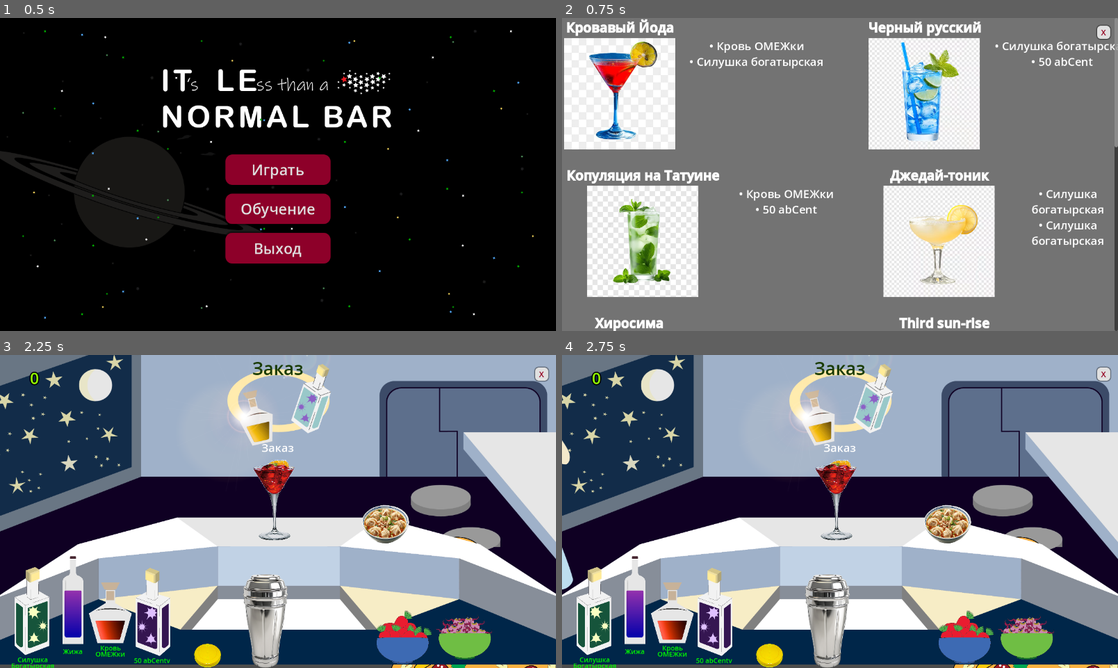
Above: before the commit, frames 1-4 (two rows, left to right).
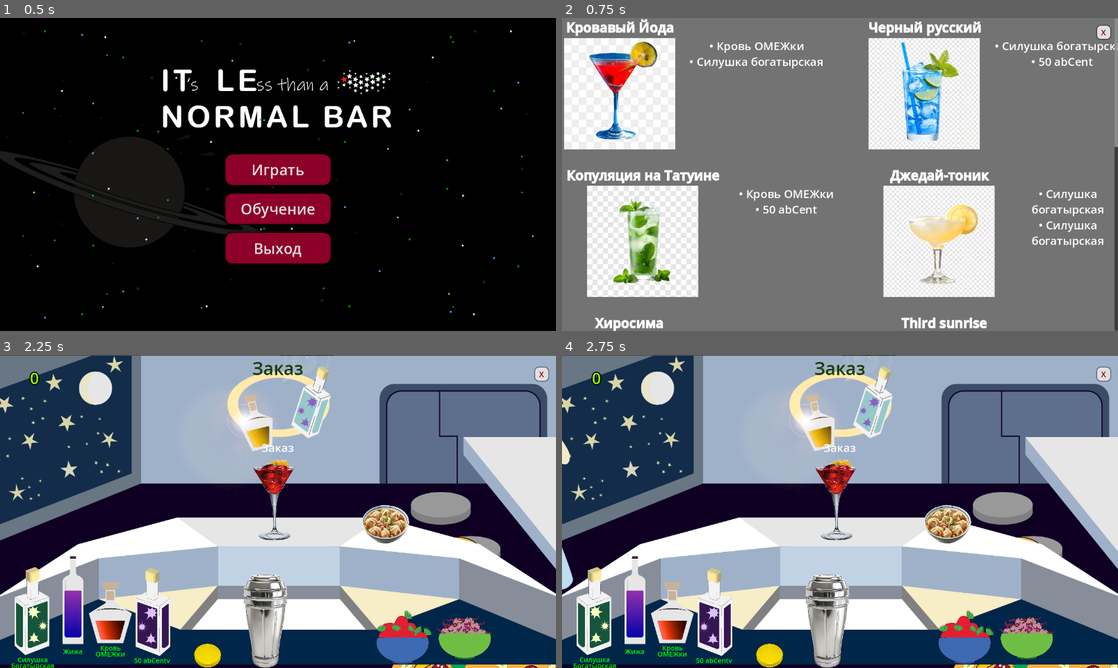
Above: after the commit, the same moments.

Repository: Svinkimer/BartenderGameJam
Game: Godot game, scene res://Scenes/main_menu.tscn
Same seed, same stepped clock (60 frames per second), same inputs: the game is played once before the commit and once after it.
Inputs:
- Up to frame 1 (0.5 s): no input
- Up to frame 2 (0.75 s): click "Обучение" at 0.5 s
- Up to frame 3 (2.25 s): click "X" at 1.25 s; click "Играть" at 2 s
- Up to frame 4 (2.75 s): no input

Frame 1 is identical in both runs. In frame 2, 0.4% of the frame differs, in the area x 60-77%, y 95-100%; in frame 3, 9.0%, in the area x 0-100%, y 0-100%; in frame 4, 9.0%.

Commit message:
translation + tut fixes
poisoned client and drink exploded endings don't work anymore

Diff:
--- a/Scenes/tutorial.tscn
+++ b/Scenes/tutorial.tscn
@@ -31,6 +31,7 @@
 shadow_size = 3
 
 [node name="Tutorial" type="Control"]
+z_index = 6
 layout_mode = 3
 anchors_preset = 15
 anchor_right = 1.0
--- a/Scripts/bar_scene.tscn
+++ b/Scripts/bar_scene.tscn
@@ -511,8 +511,8 @@
 
 [node name="BarBacrground" type="Sprite2D" parent="Background"]
 z_index = 1
-position = Vector2(1, -54)
-scale = Vector2(0.68436, 0.660872)
+position = Vector2(1, -37.3877)
+scale = Vector2(0.68436, 0.687928)
 texture = ExtResource("22_rlc2g")
 
 [node name="Bar" type="Sprite2D" parent="Background"]
--- a/Scripts/the_end.gd
+++ b/Scripts/the_end.gd
@@ -8,19 +8,19 @@
 
 	match ending:
 		0:
-			$Label.text = "You won! Congratulations!"
+			$Label.text = "Вы победили! Поздравляем!"
 			$Prize.visible = true
 		1:
-			$Label.text = "You poisoned a client!\nGalactic police are on their way."
+			$Label.text = "Вы отравили клиента!\nПолиция в пути."
 			$Poison.visible = true
 		2:
-			$Label.text = "KABO-O-O-OM!\nClient's drink suddenly exploded!"
+			$Label.text = "БУ-У-У-У-М!\nНапиток клиента внезапно взорвался!"
 			$Exploison.visible = true
 		3:
-			$Label.text = "It looks like someone didn't pay their taxes...\nSee ya in court"
+			$Label.text = "Кто-то решил уклониться от уплаты налогов...\nЖдите повестки в суд."
 			$Handcuffs.visible = true
 		4:
-			$Label.text = "Clients were not satisfied with the quality\nof your service. Your blood and eyes\nere now theirs to use."
+			$Label.text = "Клиенты остались недовольны Вашим сервисом\nВас пустили на ингредиенты для коктейлей."
 			$Blood.visible = true
 
 
--- a/Scripts/toppings/eyeballs.tres
+++ b/Scripts/toppings/eyeballs.tres
@@ -1,11 +1,13 @@
-[gd_resource type="Resource" script_class="ToppingPreset" load_steps=3 format=3 uid="uid://dmn8rm05sjufe"]
+[gd_resource type="Resource" script_class="ToppingPreset" load_steps=4 format=3 uid="uid://dmn8rm05sjufe"]
 
 [ext_resource type="Script" uid="uid://th6rgm31jnch" path="res://Scripts/toppings/topping_preset.gd" id="1_dax8u"]
 [ext_resource type="Resource" uid="uid://b2vun11q07vnj" path="res://Scripts/cocktails/copulation_on_tatuin.tres" id="1_s7a3j"]
+[ext_resource type="Resource" uid="uid://d315qwlrfn4r3" path="res://Scripts/cocktails/Third-Sun-rise.tres" id="2_slcdm"]
 
 [resource]
 script = ExtResource("1_dax8u")
 name = &"Глазки"
 explodes_with = ExtResource("1_s7a3j")
+poisons_with = ExtResource("2_slcdm")
 cost = 13
 metadata/_custom_type_script = "uid://th6rgm31jnch"
--- a/Scripts/toppings/strawberries.tres
+++ b/Scripts/toppings/strawberries.tres
@@ -1,9 +1,13 @@
-[gd_resource type="Resource" script_class="ToppingPreset" load_steps=2 format=3 uid="uid://7gpxth7fjkll"]
+[gd_resource type="Resource" script_class="ToppingPreset" load_steps=4 format=3 uid="uid://7gpxth7fjkll"]
 
 [ext_resource type="Script" uid="uid://th6rgm31jnch" path="res://Scripts/toppings/topping_preset.gd" id="1_f602e"]
+[ext_resource type="Resource" uid="uid://whyyqomqmowr" path="res://Scripts/cocktails/Hirosima.tres" id="1_opdlf"]
+[ext_resource type="Resource" uid="uid://c681os1lt7nct" path="res://Scripts/cocktails/black-russian.tres" id="2_kfi4o"]
 
 [resource]
 script = ExtResource("1_f602e")
 name = &"Ягоды"
+explodes_with = ExtResource("1_opdlf")
+poisons_with = ExtResource("2_kfi4o")
 cost = 5
 metadata/_custom_type_script = "uid://th6rgm31jnch"
--- a/Scripts/tutorial.gd
+++ b/Scripts/tutorial.gd
@@ -26,7 +26,7 @@
 
 	# Cocktails 5 & 6
 	bar_menu += "[table=4][cell][center][b]Хиросима[/b][/center][/cell][cell][/cell]"
-	bar_menu += "[cell][indent][indent][indent][center][b]Third sun-rise[/b][/center][/indent][/indent][/indent][/cell][cell][/cell]"
+	bar_menu += "[cell][indent][indent][indent][center][b]Third sunrise[/b][/center][/indent][/indent][/indent][/cell][cell][/cell]"
 	bar_menu += "[cell][img=256x256]res://Assets/Graphics/Tutorial/cocktail5.webp[/img][/cell]"
 	bar_menu += "[cell][indent]• Силушка богатырская\n• Жижа\n[/indent][/cell]\n\n"
 	bar_menu += "[cell][indent][indent][indent][center][img=256x256]res://Assets/Graphics/Tutorial/cocktail1.png[/img][/center][/indent][/indent][/indent][/cell]"
@@ -43,12 +43,12 @@
 	bar_menu += "\n"
 
 	# Toppings 1 & 2
-	bar_menu += "[table=4][cell][center][b]Topping 1[/b][/center][/cell][cell][/cell]"
-	bar_menu += "[cell][indent][indent][center][b]Topping 2[/b][/center][/indent][/indent][/cell][cell][/cell]"
+	bar_menu += "[table=4][cell][center][b]Ягоды[/b][/center][/cell][cell][/cell]"
+	bar_menu += "[cell][indent][indent][center][b]Глазки[/b][/center][/indent][/indent][/cell][cell][/cell]"
 	bar_menu += "[cell][img=256x256]res://Assets/Graphics/Topping_1.png[/img][/cell]"
-	bar_menu += "[cell][indent]Do NOT mix with:\n• Cocktail 1\n• Cocktail 2\n[/indent][/cell]\n\n"
+	bar_menu += "[cell][indent]НЕ смешивать с:\n• Хиросима\n• Черный русский\n[/indent][/cell]\n\n"
 	bar_menu += "[cell][indent][indent][center][img=256x256]res://Assets/Graphics/Topping_2.png[/img][/center][/indent][/indent][/cell]"
-	bar_menu += "[cell][indent][indent]Do NOT mix with:\n• Cocktail 1\n• Cocktail 2\n[/indent][/indent][/cell][/table]\n\n"
+	bar_menu += "[cell][indent][indent]НЕ смешивать с:\n• Копуляция на Татуине\n• Third sunrise\n[/indent][/indent][/cell][/table]\n\n"
 
 	bar_menu += "[font_size=10]Make sure to pay your taxes by pressing 'N' before serving your every 10th customer.[/font_size]\n"
 
